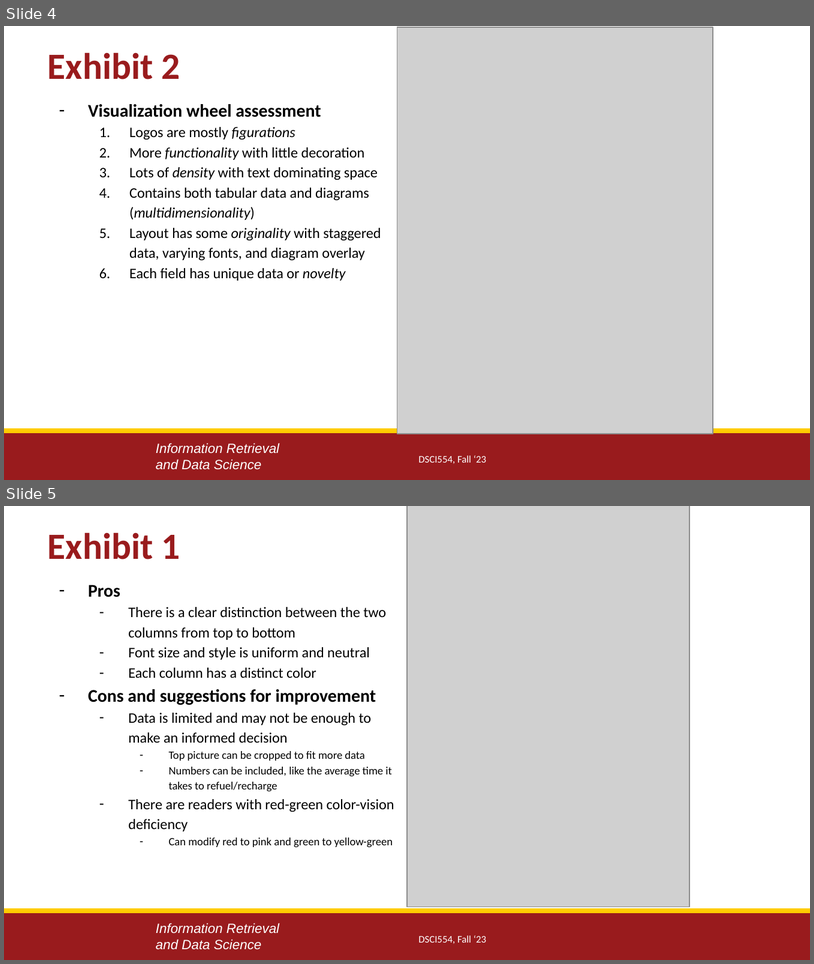
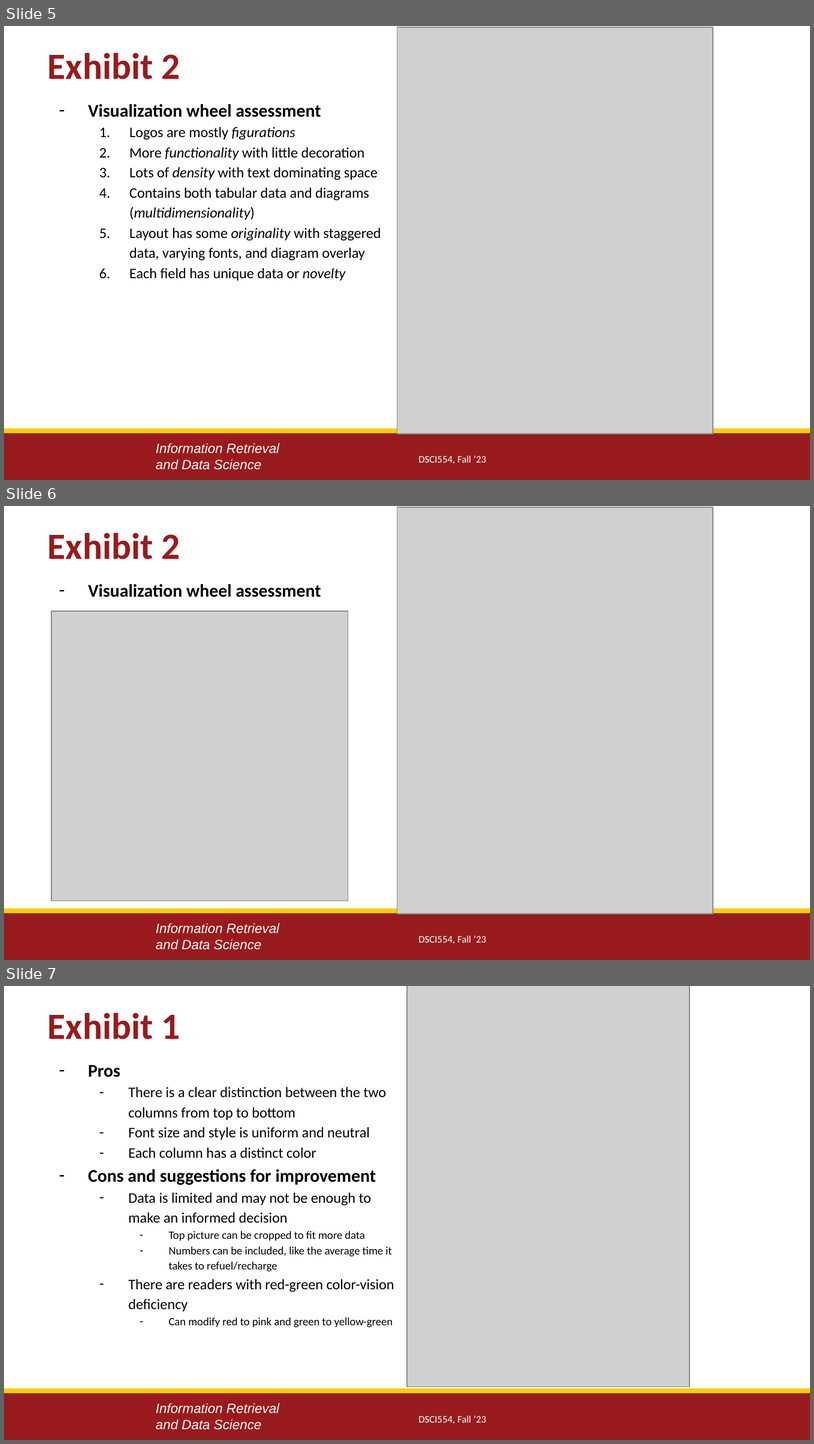
Before and after one commit to egunadi/dsci554-a4, a slide deck: EbenGunadi_Assignment4_Task1.pptx. Shown one above the other, each under a label of ours: slides 4 and 5 before the commit, slides 5, 6 and 7 after it. The pictures are 814x964 and 814x1444 pixels, drawn with LibreOffice and Linux fonts; fonts in the diff are those of the drawing; grey boxes stand for pictures; background and template pictures are left out. Boxes give left, top, right and bottom in pixels: in the first picture for what was removed or moved away, otherwise in the second. Text is boxed around its words. In the diff, an @@ line names an element or a change of style, - is before the commit and + after.

Commit message:
Add vis wheels

```diff
--- a/EbenGunadi_Assignment4_Task1.pptx
+++ b/EbenGunadi_Assignment4_Task1.pptx
@@ slide 6 added at (4,506,810,960), background #FFFFFF; not listed: 3 template elements that a slide beside it also shows @@
@@ picture added at (398,508,714,914) @@
@@ text added at (48,532,180,559), 33 pt, text #991B1D, bold @@
+Exhibit 2
@@ text added at (88,584,321,597), 16 pt, text #000000, bold @@
+– Visualization wheel assessment
@@ picture added at (51,611,348,900) @@
@@ text added at (419,935,486,943), 9 pt, text #FFFFFF @@
+DSCI554, Fall ‘23
@@ what was slide 4 is now slide 5 @@
@@ what was slide 5 is now slide 7 @@
```
Also in this commit, not shown: 1 other slide added, 2 other files.
